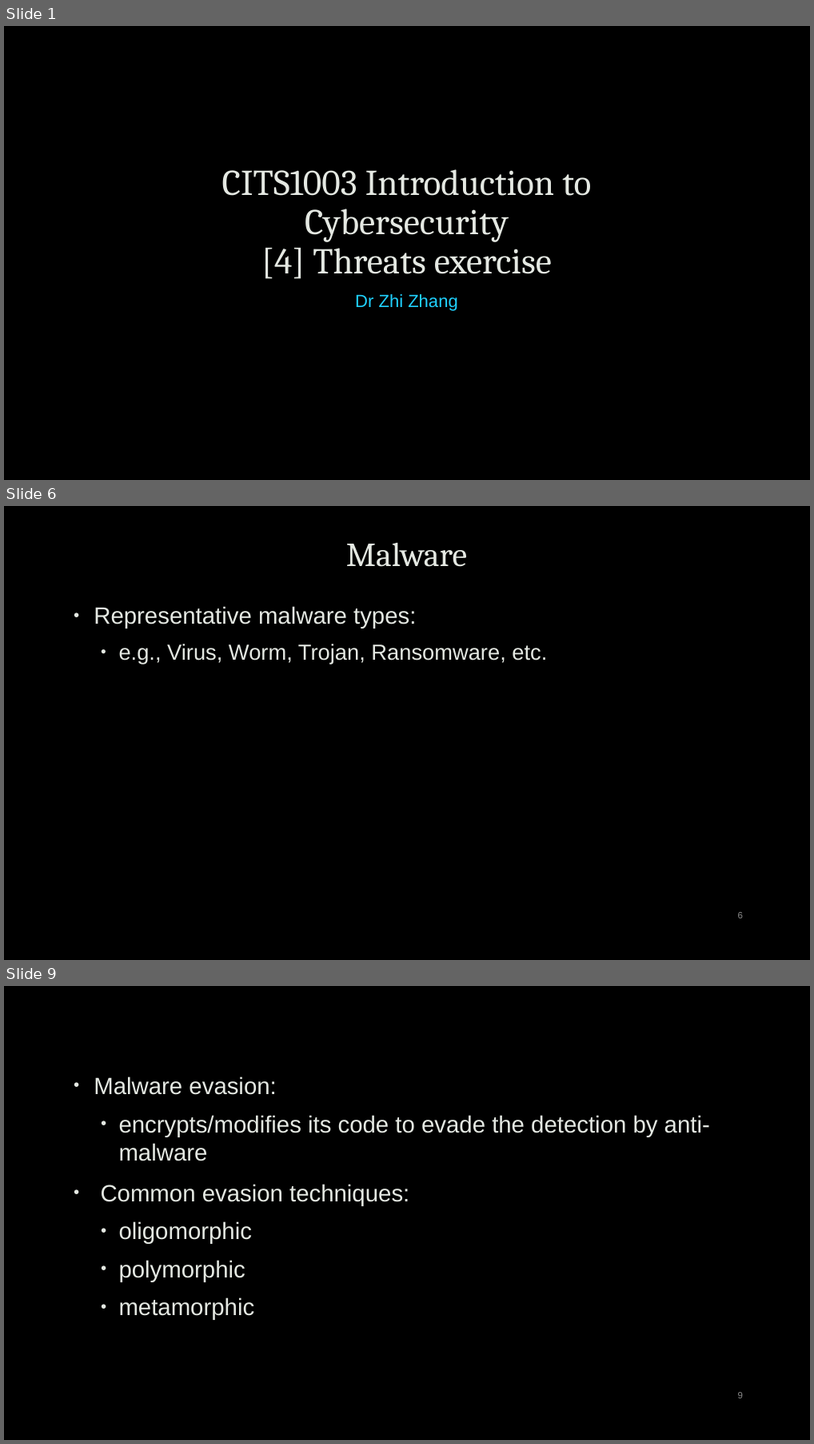
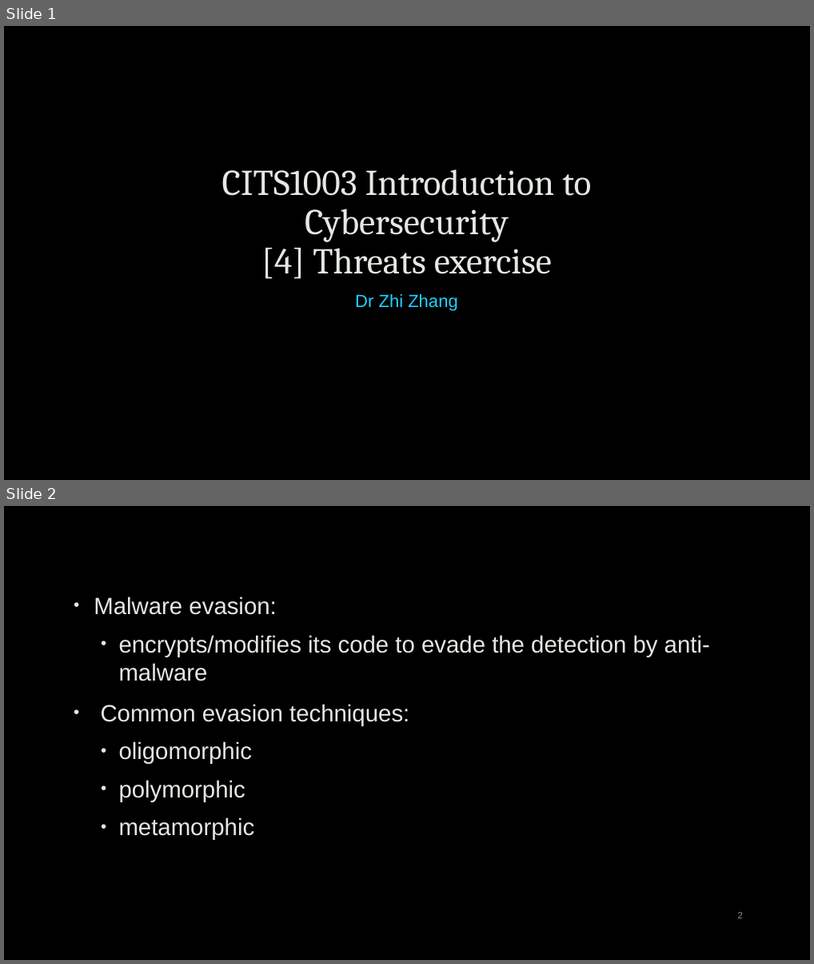
Before and after one commit to robert-mcknight/citx1003, a slide deck: cits1003-lecture_slides/CITS1003-5 Threats - exercises.pptx. Shown one above the other, each under a label of ours: slides 1, 6 and 9 before the commit, slides 1 and 2 after it; the slides between them are not shown. The pictures are 814x1444 and 814x964 pixels, drawn with LibreOffice and Linux fonts; fonts in the diff are those of the drawing; background and template pictures are left out. Boxes give left, top, right and bottom in pixels: in the first picture for what was removed or moved away, otherwise in the second. Text is boxed around its words. In the diff, an @@ line names an element or a change of style, - is before the commit and + after.

```diff
--- a/cits1003-lecture_slides/CITS1003-5 Threats - exercises.pptx
+++ b/cits1003-lecture_slides/CITS1003-5 Threats - exercises.pptx
@@ slide 6 removed at [4, 506, 810, 960], background picture (left out) @@
@@ title removed at [346, 543, 467, 567] @@
-Malware
@@ text removed at [94, 606, 547, 664] @@
-• Representative malware types:
-  • e.g., Virus, Worm, Trojan, Ransomware, etc.
@@ page number removed at [738, 912, 743, 918] @@
-6
@@ what was slide 9 is now slide 2 @@
@@ page number at [738, 912, 743, 918]: text changed @@
-9
+2
```
Also in this commit, not shown: 2 slides changed, 6 other slides removed, 5 other files.
